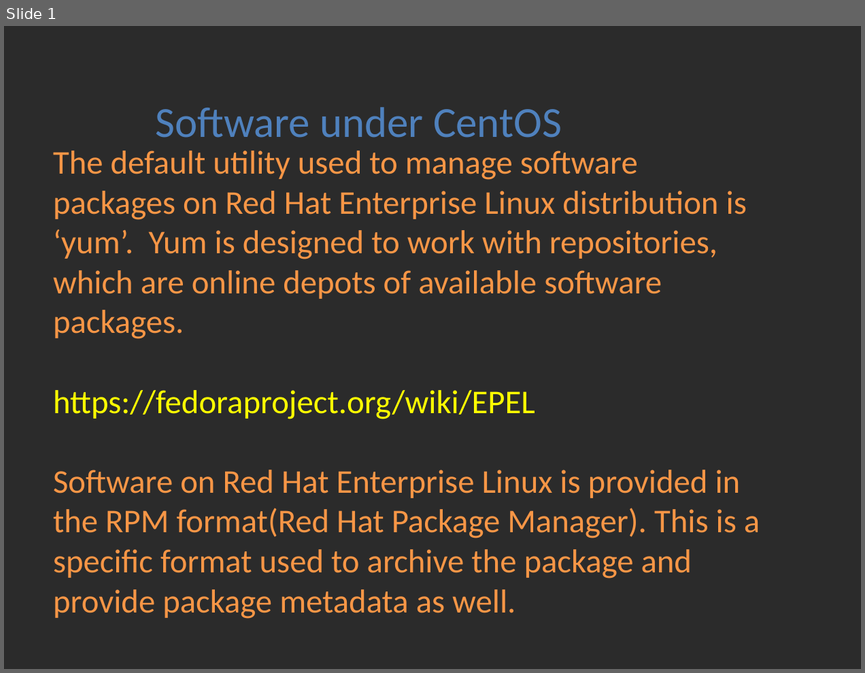
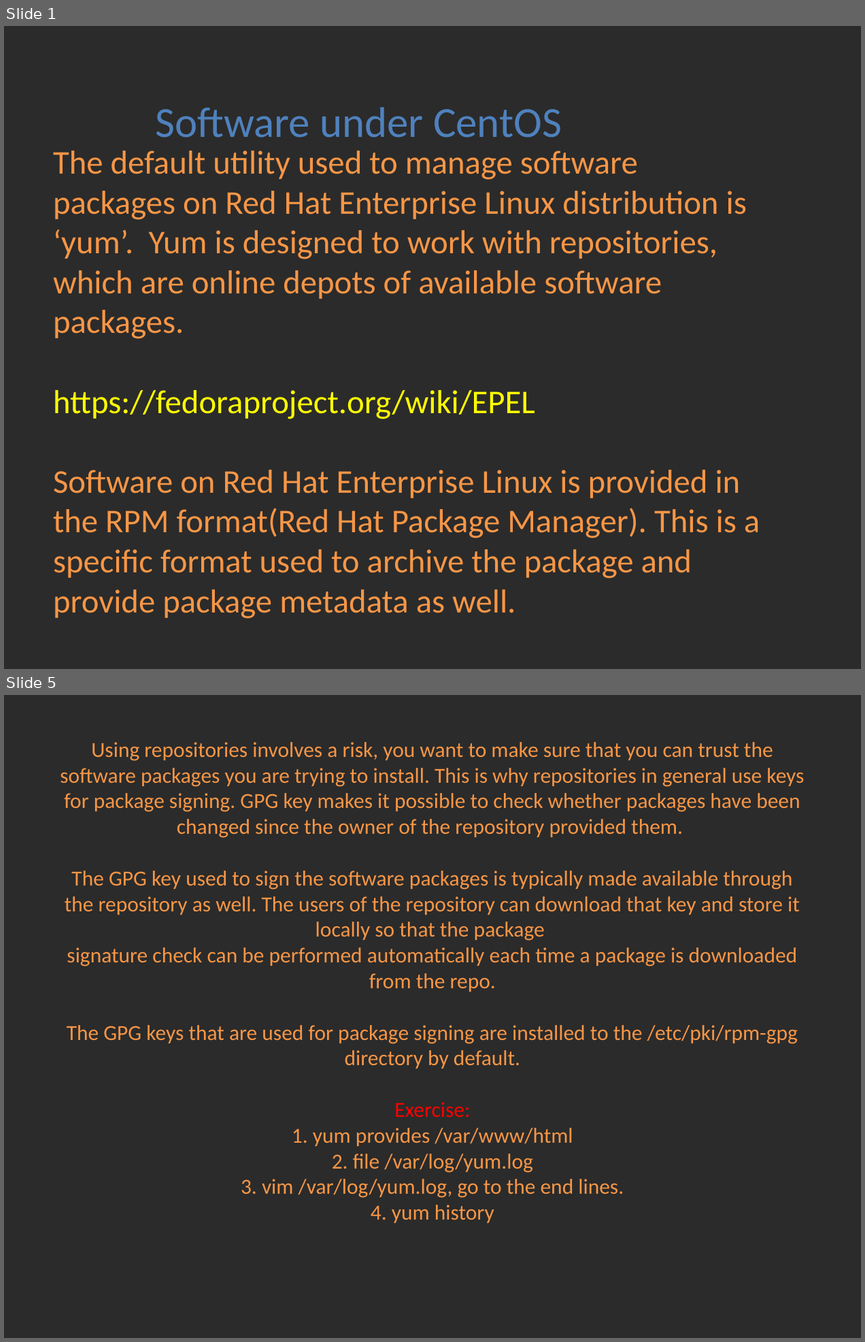
Before and after one commit to Academy-Soft-Intellect/Linux-Course, a slide deck: 9.SoftwareManagementAndCron/09-SoftwareManagementAndCron.pptx. Shown one above the other, each under a label of ours: slide 1 before the commit, slides 1 and 5 after it; the slides between them are not shown. The pictures are 865x673 and 865x1342 pixels, drawn with LibreOffice and Linux fonts; fonts in the diff are those of the drawing; background and template pictures are left out; a plain dark background stands for a picture behind light text. Boxes give left, top, right and bottom in pixels: in the first picture for what was removed or moved away, otherwise in the second. Text is boxed around its words. In the diff, an @@ line names an element or a change of style, - is before the commit and + after.

Commit message:
Software management

```diff
--- a/9.SoftwareManagementAndCron/09-SoftwareManagementAndCron.pptx
+++ b/9.SoftwareManagementAndCron/09-SoftwareManagementAndCron.pptx
@@ slide 5 added at [4, 695, 861, 1338], background picture (left out) @@
@@ title added at [60, 742, 804, 1223], 18 pt, text #F79646 @@
+Using repositories involves a risk, you want to make sure that you can trust the software packages you are trying to install. This is why repositories in general use keys for package signing. GPG key makes it possible to check whether packages have been changed since the owner of the repository provided them.
+The GPG key used to sign the software packages is typically made available through the repository as well. The users of the repository can download that key and store it locally so that the package
+signature check can be performed automatically each time a package is downloaded from the repo.
+The GPG keys that are used for package signing are installed to the /etc/pki/rpm-gpg directory by default.
+Exercise:
+1. yum provides /var/www/html
+2. file /var/log/yum.log
+3. vim /var/log/yum.log, go to the end lines.
+4. yum history
```
Also in this commit, not shown: 2 slides changed, 2 other slides added.
